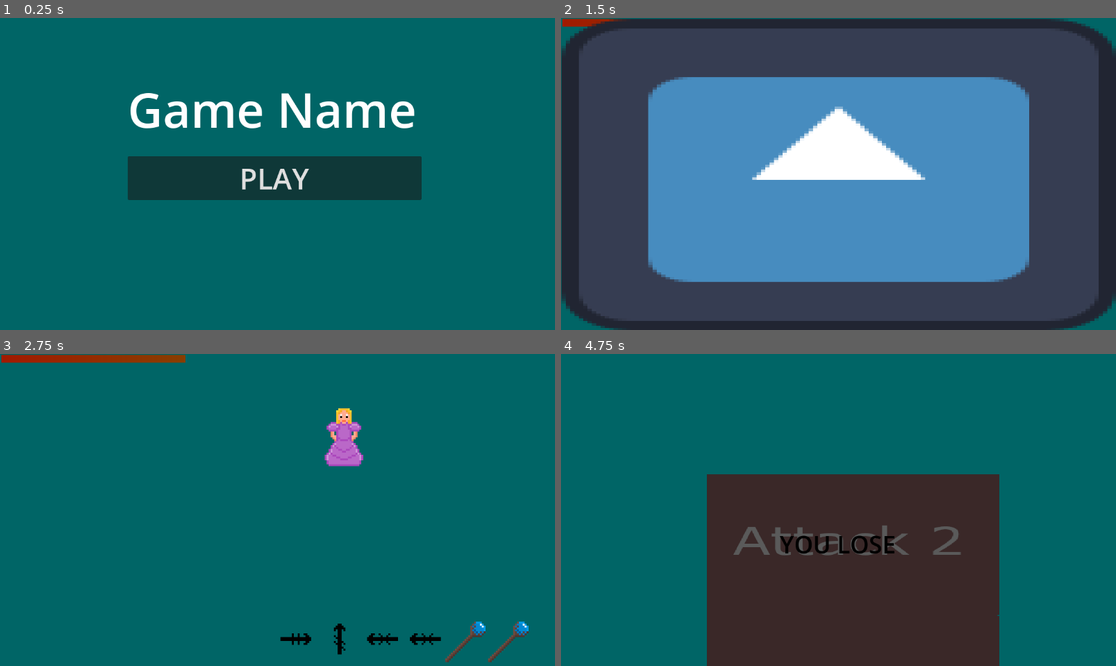
Above: before the commit, frames 1-4 (two rows, left to right).
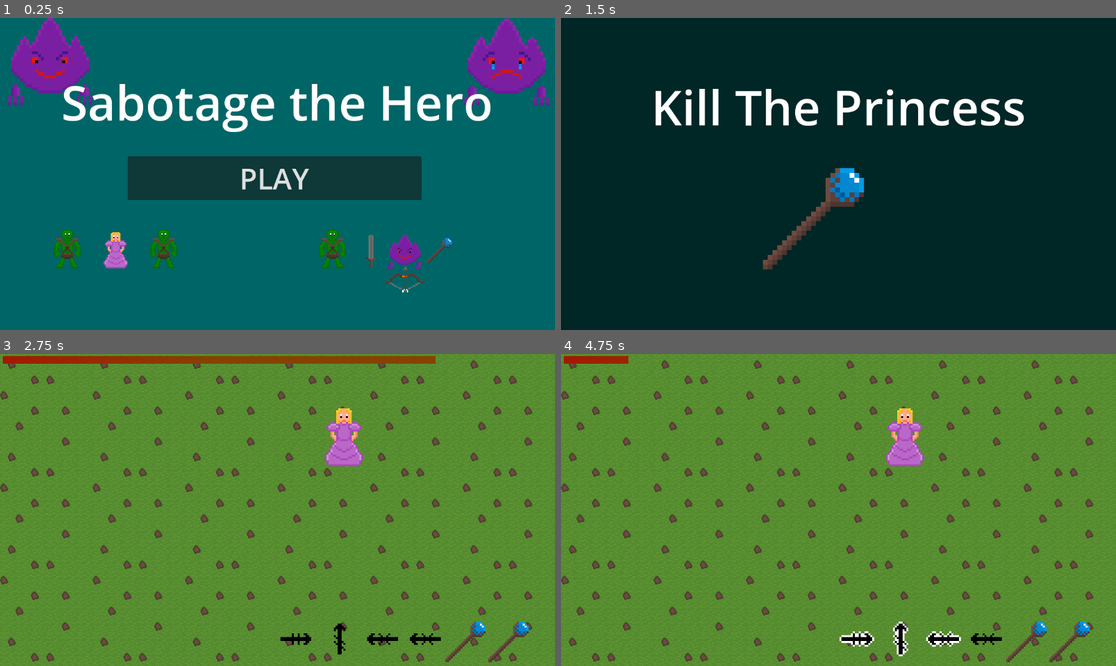
Above: after the commit, the same moments.

Repository: JamsterMan/Game-Jam-PS-16
Game: Godot game, scene res://Scenes/main_menu.tscn
The game is run twice, just before and just after one commit, with the same random seed, the same clock (stepped at 60 frames per second) and the same inputs. The engine's default icon, where the game draws it, is replaced by a stand-in: a white triangle on a blue panel in a dark square.
Inputs:
- Up to frame 1 (0.25 s): no input
- Up to frame 2 (1.5 s): click "PLAY" at 0.5 s; hold Right (move_right) from 1.28 s (still down)
- Up to frame 3 (2.75 s): tap Enter at 2 s; release Right (move_right) at 2.03 s; hold Down (move_down) from 2.03 s (still down)
- Up to frame 4 (4.75 s): release Down (move_down) at 2.78 s; hold Right (move_right) 2.78-3.53 s; hold Up (move_up) 3.53-4.28 s; hold Left (move_left) from 4.28 s (still down)

The runs differ from the first frame. In frame 1, 11% of the frame differs, in the area x 1-99%, y 0-88%; in frame 2, 100%, in the area x 0-100%, y 0-100%; in frame 3, 98%; in frame 4, 100%.

Commit message:
updated visuals
+ add art for - player, background
+ updated main menu with game name + game art
+ game lost  screen now has button to reset to main menu
+ info screen tells what the minigame will be
+ game won screen basic art

Diff:
--- a/gamejam-ps16/Scenes/GameScene.tscn
+++ b/gamejam-ps16/Scenes/GameScene.tscn
@@ -1,18 +1,19 @@
-[gd_scene load_steps=9 format=3 uid="uid://cfu28pq6wuky7"]
+[gd_scene load_steps=10 format=3 uid="uid://cfu28pq6wuky7"]
 
+[ext_resource type="Texture2D" uid="uid://dt65f4uaiwvdr" path="res://Sprites/basic_ground.png" id="1_e6apx"]
 [ext_resource type="Script" path="res://Scripts/mini_game_controller.gd" id="1_pg6cp"]
-[ext_resource type="Texture2D" uid="uid://dhhx8mjg6g4y7" path="res://icon.svg" id="1_yf4bn"]
-[ext_resource type="Texture2D" uid="uid://drcf2ml14nas3" path="res://Sprites/Card1.png" id="4_2vm8c"]
 [ext_resource type="Script" path="res://Scripts/Next_MiniGame_Timer.gd" id="4_5uc8d"]
 [ext_resource type="Script" path="res://Scripts/MiniGame_Timer.gd" id="5_f6n46"]
-[ext_resource type="Texture2D" uid="uid://ck70nmlw3c3ur" path="res://Sprites/Card2.png" id="5_sbe85"]
+[ext_resource type="PackedScene" uid="uid://dnsfb0tk3cf58" path="res://Scenes/game_info.tscn" id="5_jfrqs"]
+[ext_resource type="PackedScene" uid="uid://qn48ypmsva8n" path="res://Scenes/game_won.tscn" id="7_w7ahk"]
+[ext_resource type="PackedScene" uid="uid://b6jcnj36x7l5p" path="res://Scenes/game_lost.tscn" id="10_jiaq0"]
 
-[sub_resource type="Gradient" id="Gradient_bjdik"]
+[sub_resource type="Gradient" id="Gradient_47rdi"]
 offsets = PackedFloat32Array(0, 0.992958)
 colors = PackedColorArray(0.636282, 0.102736, 0, 1, 0.52005, 0.268393, 0, 1)
 
 [sub_resource type="GradientTexture2D" id="GradientTexture2D_2o1si"]
-gradient = SubResource("Gradient_bjdik")
+gradient = SubResource("Gradient_47rdi")
 width = 1146
 height = 16
 fill_to = Vector2(0.38835, 0)
@@ -20,18 +21,27 @@
 [node name="Game" type="Node2D"]
 
 [node name="MinigameBackground" type="ColorRect" parent="."]
-offset_left = -601.0
-offset_top = -343.0
-offset_right = 611.0
+offset_left = -600.0
+offset_top = -350.0
+offset_right = 600.0
 offset_bottom = 350.0
 color = Color(0, 0.396549, 0.399054, 1)
 
-[node name="TextureProgressBar" type="TextureProgressBar" parent="MinigameBackground"]
+[node name="MinigameBackgroundTexture" type="TextureRect" parent="."]
+custom_minimum_size = Vector2(0, 693)
+offset_left = -600.0
+offset_top = -350.0
+offset_right = 600.0
+offset_bottom = 350.0
+texture = ExtResource("1_e6apx")
+stretch_mode = 1
+
+[node name="TextureProgressBar" type="TextureProgressBar" parent="MinigameBackgroundTexture"]
 layout_mode = 0
-offset_left = 28.0
-offset_top = 21.0
-offset_right = 1174.0
-offset_bottom = 37.0
+offset_left = 30.0
+offset_top = 30.0
+offset_right = 1176.0
+offset_bottom = 46.0
 max_value = 3.0
 step = 0.0
 value = 3.0
@@ -44,66 +54,38 @@
 minigames = Array[String](["res://Scenes/mini_game_aim_game.tscn", "res://Scenes/mini_game_typing.tscn", "res://Scenes/mini_game_quick_time.tscn"])
 minigame_info_timer = NodePath("MinigameInfoTimer")
 next_minigame_timer = NodePath("NextMinigameTimer")
-minigame_info = NodePath("MinigameInfoTimer/MinigameInfo")
-minigame_win = NodePath("NextMinigameTimer/MiniGameWin")
-minigame_lose = NodePath("MiniGameLose")
-minigame_timer_visual = NodePath("../MinigameBackground/TextureProgressBar")
+minigame_info = NodePath("MinigameInfoTimer/GameInfo")
+minigame_win = NodePath("NextMinigameTimer/GameWon")
+minigame_lose = NodePath("GameLost")
+minigame_timer_visual = NodePath("../MinigameBackgroundTexture/TextureProgressBar")
 
 [node name="MinigameInfoTimer" type="Timer" parent="MiniGameController"]
+wait_time = 1.5
 one_shot = true
 autostart = true
 script = ExtResource("5_f6n46")
 
-[node name="MinigameInfo" type="TextureRect" parent="MiniGameController/MinigameInfoTimer"]
-offset_left = -575.0
-offset_top = -322.0
-offset_right = 576.0
-offset_bottom = 325.0
-texture = ExtResource("1_yf4bn")
+[node name="GameInfo" parent="MiniGameController/MinigameInfoTimer" instance=ExtResource("5_jfrqs")]
+offset_left = -576.0
+offset_top = -325.0
+offset_right = -576.0
+offset_bottom = -325.0
 
 [node name="NextMinigameTimer" type="Timer" parent="MiniGameController"]
 wait_time = 2.0
 one_shot = true
 script = ExtResource("4_5uc8d")
 
-[node name="MiniGameWin" type="TextureRect" parent="MiniGameController/NextMinigameTimer"]
+[node name="GameWon" parent="MiniGameController/NextMinigameTimer" instance=ExtResource("7_w7ahk")]
 visible = false
-offset_left = -575.0
-offset_top = -322.0
-offset_right = 576.0
-offset_bottom = 478.0
-texture = ExtResource("4_2vm8c")
+offset_left = -576.0
+offset_top = -325.0
+offset_right = -576.0
+offset_bottom = -325.0
 
-[node name="Label" type="Label" parent="MiniGameController/NextMinigameTimer/MiniGameWin"]
-layout_mode = 0
-offset_left = 184.0
-offset_top = 48.0
-offset_right = 972.0
-offset_bottom = 437.0
-theme_override_colors/font_color = Color(0, 0, 0, 1)
-theme_override_font_sizes/font_size = 50
-text = "YOU WIN
-"
-horizontal_alignment = 1
-vertical_alignment = 1
-
-[node name="MiniGameLose" type="TextureRect" parent="MiniGameController"]
+[node name="GameLost" parent="MiniGameController" instance=ExtResource("10_jiaq0")]
 visible = false
-offset_left = -575.0
-offset_top = -322.0
-offset_right = 576.0
-offset_bottom = 325.0
-texture = ExtResource("5_sbe85")
-
-[node name="Label" type="Label" parent="MiniGameController/MiniGameLose"]
-layout_mode = 0
-offset_left = 180.0
-offset_top = 198.0
-offset_right = 968.0
-offset_bottom = 587.0
-theme_override_colors/font_color = Color(0, 0, 0, 1)
-theme_override_font_sizes/font_size = 50
-text = "YOU LOSE
-"
-horizontal_alignment = 1
-vertical_alignment = 1
+offset_left = -598.0
+offset_top = -347.0
+offset_right = -598.0
+offset_bottom = -347.0
--- /dev/null
+++ b/gamejam-ps16/Scenes/game_info.tscn
@@ -0,0 +1,98 @@
+[gd_scene load_steps=8 format=3 uid="uid://dnsfb0tk3cf58"]
+
+[ext_resource type="Texture2D" uid="uid://bf4huvuhf7hff" path="res://Sprites/staff.png" id="1_1c3jj"]
+[ext_resource type="Script" path="res://Scripts/game_info.gd" id="1_k5bpe"]
+[ext_resource type="Texture2D" uid="uid://epgfmeb8l3ay" path="res://Sprites/Bow.png" id="2_nauda"]
+[ext_resource type="Texture2D" uid="uid://c81kyv6odec0m" path="res://Sprites/Sword.png" id="4_2djcu"]
+
+[sub_resource type="Animation" id="Animation_jjdrj"]
+resource_name = "minigame_info_animation"
+tracks/0/type = "value"
+tracks/0/imported = false
+tracks/0/enabled = true
+tracks/0/path = NodePath("Label:text")
+tracks/0/interp = 1
+tracks/0/loop_wrap = true
+tracks/0/keys = {
+"times": PackedFloat32Array(0, 0.3, 0.5, 0.666667, 0.8),
+"transitions": PackedFloat32Array(1, 1, 1, 1, 1),
+"update": 1,
+"values": ["Save The Princess", "Savl The Princess", "Sivl The Princess", "Sill The Princess", "Kill The Princess"]
+}
+
+[sub_resource type="Animation" id="Animation_dxyle"]
+length = 0.001
+tracks/0/type = "value"
+tracks/0/imported = false
+tracks/0/enabled = true
+tracks/0/path = NodePath("Label:text")
+tracks/0/interp = 1
+tracks/0/loop_wrap = true
+tracks/0/keys = {
+"times": PackedFloat32Array(0),
+"transitions": PackedFloat32Array(1),
+"update": 1,
+"values": ["Save The Princess"]
+}
+
+[sub_resource type="AnimationLibrary" id="AnimationLibrary_2jjhl"]
+_data = {
+"RESET": SubResource("Animation_dxyle"),
+"minigame_info_animation": SubResource("Animation_jjdrj")
+}
+
+[node name="GameInfo" type="Control" node_paths=PackedStringArray("weapon_sprite", "animation")]
+layout_mode = 3
+anchors_preset = 15
+anchor_right = 1.0
+anchor_bottom = 1.0
+grow_horizontal = 2
+grow_vertical = 2
+script = ExtResource("1_k5bpe")
+weapons = Array[Texture2D]([ExtResource("2_nauda"), ExtResource("1_1c3jj"), ExtResource("4_2djcu")])
+weapon_sprite = NodePath("Label/WeaponSprite")
+animation = NodePath("AnimationPlayer")
+
+[node name="AnimationPlayer" type="AnimationPlayer" parent="."]
+libraries = {
+"": SubResource("AnimationLibrary_2jjhl")
+}
+autoplay = "minigame_info_animation"
+
+[node name="MinigameBackground" type="ColorRect" parent="."]
+layout_mode = 1
+anchors_preset = -1
+anchor_left = -0.023
+anchor_top = -0.035
+anchor_right = 1.029
+anchor_bottom = 1.034
+offset_left = 1.496
+offset_top = -2.32
+offset_right = -10.4081
+offset_bottom = 4.96796
+color = Color(1.74474e-07, 0.149698, 0.150834, 1)
+
+[node name="Label" type="Label" parent="."]
+layout_mode = 0
+offset_left = 1.0
+offset_top = 73.0
+offset_right = 1152.0
+offset_bottom = 298.0
+theme_override_font_sizes/font_size = 100
+text = "Save The Princess"
+horizontal_alignment = 1
+vertical_alignment = 1
+
+[node name="WeaponSprite" type="TextureRect" parent="Label"]
+layout_mode = 1
+anchors_preset = -1
+anchor_left = 0.328
+anchor_top = 0.756
+anchor_right = 0.606
+anchor_bottom = 2.178
+offset_left = 0.471954
+offset_top = -0.100021
+offset_right = -287.506
+offset_bottom = -288.05
+scale = Vector2(10, 10)
+texture = ExtResource("1_1c3jj")
--- /dev/null
+++ b/gamejam-ps16/Scenes/game_lost.tscn
@@ -0,0 +1,70 @@
+[gd_scene load_steps=5 format=3 uid="uid://b6jcnj36x7l5p"]
+
+[ext_resource type="Script" path="res://Scripts/game_lost.gd" id="1_buuc4"]
+[ext_resource type="Texture2D" uid="uid://odtm2yuqcnet" path="res://Sprites/Player_sad.png" id="2_y5uci"]
+[ext_resource type="Texture2D" uid="uid://drubo8sc3ihhf" path="res://Sprites/Princess.png" id="3_idekr"]
+[ext_resource type="Texture2D" uid="uid://d00ckynh8h2k3" path="res://Sprites/Orc.png" id="4_tnqgf"]
+
+[node name="GameLost" type="Control"]
+layout_mode = 3
+anchors_preset = 15
+anchor_right = 1.0
+anchor_bottom = 1.0
+grow_horizontal = 2
+grow_vertical = 2
+
+[node name="MinigameBackground" type="ColorRect" parent="."]
+layout_mode = 1
+anchors_preset = -1
+anchor_left = -0.023
+anchor_top = -0.035
+anchor_right = 1.029
+anchor_bottom = 1.034
+offset_left = 1.496
+offset_top = -2.32
+offset_right = -10.4081
+offset_bottom = 4.96796
+color = Color(1.74474e-07, 0.149698, 0.150834, 1)
+
+[node name="Label" type="Label" parent="."]
+offset_left = 1.0
+offset_top = 73.0
+offset_right = 1152.0
+offset_bottom = 298.0
+theme_override_font_sizes/font_size = 100
+text = "GAME OVER"
+horizontal_alignment = 1
+vertical_alignment = 1
+
+[node name="PlayButton" type="Button" parent="Label"]
+offset_left = 281.0
+offset_top = 191.0
+offset_right = 891.0
+offset_bottom = 282.0
+theme_override_font_sizes/font_size = 60
+text = "Main Menu"
+script = ExtResource("1_buuc4")
+
+[node name="SadPlayer" type="TextureRect" parent="."]
+offset_left = 850.0
+offset_top = 420.0
+offset_right = 950.0
+offset_bottom = 520.0
+scale = Vector2(2, 2)
+texture = ExtResource("2_y5uci")
+
+[node name="princess" type="TextureRect" parent="."]
+offset_left = 250.0
+offset_top = 420.0
+offset_right = 290.0
+offset_bottom = 460.0
+scale = Vector2(4, 4)
+texture = ExtResource("3_idekr")
+
+[node name="hero" type="TextureRect" parent="."]
+offset_left = 100.0
+offset_top = 420.0
+offset_right = 140.0
+offset_bottom = 460.0
+scale = Vector2(4, 4)
+texture = ExtResource("4_tnqgf")
--- /dev/null
+++ b/gamejam-ps16/Scenes/game_won.tscn
@@ -0,0 +1,60 @@
+[gd_scene load_steps=4 format=3 uid="uid://qn48ypmsva8n"]
+
+[ext_resource type="Texture2D" uid="uid://dsg52at2d4v78" path="res://Sprites/Player_Happy.png" id="1_kyijl"]
+[ext_resource type="Texture2D" uid="uid://cem3faymlq7no" path="res://Sprites/gravestone.png" id="2_25123"]
+[ext_resource type="Texture2D" uid="uid://d00ckynh8h2k3" path="res://Sprites/Orc.png" id="3_hw104"]
+
+[node name="GameWon" type="Control"]
+layout_mode = 3
+anchors_preset = 15
+anchor_right = 1.0
+anchor_bottom = 1.0
+grow_horizontal = 2
+grow_vertical = 2
+
+[node name="MinigameBackground" type="ColorRect" parent="."]
+layout_mode = 1
+anchors_preset = -1
+anchor_left = -0.023
+anchor_top = -0.035
+anchor_right = 1.029
+anchor_bottom = 1.034
+offset_left = 1.496
+offset_top = -2.32
+offset_right = -10.4081
+offset_bottom = 4.96796
+color = Color(1.74474e-07, 0.149698, 0.150834, 1)
+
+[node name="Label" type="Label" parent="."]
+offset_left = 1.0
+offset_top = 73.0
+offset_right = 1152.0
+offset_bottom = 298.0
+theme_override_font_sizes/font_size = 100
+text = "Success"
+horizontal_alignment = 1
+vertical_alignment = 1
+
+[node name="Player" type="TextureRect" parent="."]
+offset_left = 850.0
+offset_top = 420.0
+offset_right = 950.0
+offset_bottom = 520.0
+scale = Vector2(2, 2)
+texture = ExtResource("1_kyijl")
+
+[node name="princess" type="TextureRect" parent="."]
+offset_left = 250.0
+offset_top = 420.0
+offset_right = 290.0
+offset_bottom = 460.0
+scale = Vector2(4, 4)
+texture = ExtResource("2_25123")
+
+[node name="hero" type="TextureRect" parent="."]
+offset_left = 100.0
+offset_top = 420.0
+offset_right = 140.0
+offset_bottom = 460.0
+scale = Vector2(4, 4)
+texture = ExtResource("3_hw104")
--- a/gamejam-ps16/Scenes/main_menu.tscn
+++ b/gamejam-ps16/Scenes/main_menu.tscn
@@ -1,6 +1,13 @@
-[gd_scene load_steps=2 format=3 uid="uid://b60aackbw5mmd"]
+[gd_scene load_steps=9 format=3 uid="uid://b60aackbw5mmd"]
 
 [ext_resource type="Script" path="res://Scripts/MainMenu.gd" id="1_50c3h"]
+[ext_resource type="Texture2D" uid="uid://dmapyu46sj31d" path="res://Sprites/Player_normal.png" id="1_qy8be"]
+[ext_resource type="Texture2D" uid="uid://odtm2yuqcnet" path="res://Sprites/Player_sad.png" id="2_jethh"]
+[ext_resource type="Texture2D" uid="uid://d00ckynh8h2k3" path="res://Sprites/Orc.png" id="2_npqms"]
+[ext_resource type="Texture2D" uid="uid://drubo8sc3ihhf" path="res://Sprites/Princess.png" id="3_quacq"]
+[ext_resource type="Texture2D" uid="uid://c81kyv6odec0m" path="res://Sprites/Sword.png" id="4_kkafa"]
+[ext_resource type="Texture2D" uid="uid://epgfmeb8l3ay" path="res://Sprites/Bow.png" id="5_k22i5"]
+[ext_resource type="Texture2D" uid="uid://bf4huvuhf7hff" path="res://Sprites/staff.png" id="6_gwdj8"]
 
 [node name="MainMenu" type="Control"]
 layout_mode = 3
@@ -18,14 +25,32 @@
 offset_bottom = 670.0
 color = Color(0, 0.396549, 0.399054, 1)
 
+[node name="Player" type="TextureRect" parent="."]
+layout_mode = 0
+offset_left = 4.0
+offset_right = 104.0
+offset_bottom = 100.0
+scale = Vector2(2, 2)
+texture = ExtResource("1_qy8be")
+
+[node name="PlayerSad" type="TextureRect" parent="."]
+layout_mode = 0
+offset_left = 952.0
+offset_top = 1.0
+offset_right = 1052.0
+offset_bottom = 101.0
+scale = Vector2(2, 2)
+texture = ExtResource("2_jethh")
+
 [node name="Label" type="Label" parent="."]
 layout_mode = 0
-offset_left = 265.0
-offset_top = 121.0
-offset_right = 870.0
-offset_bottom = 258.0
+offset_top = 100.0
+offset_right = 1150.0
+offset_bottom = 250.0
 theme_override_font_sizes/font_size = 100
-text = "Game Name"
+text = "Sabotage the Hero"
+horizontal_alignment = 1
+vertical_alignment = 1
 
 [node name="PlayButton" type="Button" parent="."]
 layout_mode = 0
@@ -36,3 +61,75 @@
 theme_override_font_sizes/font_size = 60
 text = "PLAY"
 script = ExtResource("1_50c3h")
+
+[node name="Player2" type="TextureRect" parent="."]
+layout_mode = 0
+offset_left = 800.0
+offset_top = 450.0
+offset_right = 840.0
+offset_bottom = 490.0
+scale = Vector2(2, 2)
+texture = ExtResource("1_qy8be")
+
+[node name="Orc" type="TextureRect" parent="."]
+layout_mode = 0
+offset_left = 100.0
+offset_top = 440.0
+offset_right = 140.0
+offset_bottom = 480.0
+scale = Vector2(2, 2)
+texture = ExtResource("2_npqms")
+
+[node name="Princess" type="TextureRect" parent="."]
+layout_mode = 0
+offset_left = 200.0
+offset_top = 440.0
+offset_right = 240.0
+offset_bottom = 480.0
+scale = Vector2(2, 2)
+texture = ExtResource("3_quacq")
+
+[node name="Orc 2" type="TextureRect" parent="."]
+layout_mode = 0
+offset_left = 300.0
+offset_top = 440.0
+offset_right = 340.0
+offset_bottom = 480.0
+scale = Vector2(2, 2)
+texture = ExtResource("2_npqms")
+
+[node name="Hero" type="TextureRect" parent="."]
+layout_mode = 0
+offset_left = 650.0
+offset_top = 440.0
+offset_right = 690.0
+offset_bottom = 480.0
+scale = Vector2(2, 2)
+texture = ExtResource("2_npqms")
+
+[node name="Sword" type="TextureRect" parent="."]
+layout_mode = 0
+offset_left = 730.0
+offset_top = 440.0
+offset_right = 770.0
+offset_bottom = 480.0
+scale = Vector2(2, 2)
+texture = ExtResource("4_kkafa")
+
+[node name="Bow" type="TextureRect" parent="."]
+layout_mode = 0
+offset_left = 800.0
+offset_top = 500.0
+offset_right = 840.0
+offset_bottom = 540.0
+scale = Vector2(2, 2)
+texture = ExtResource("5_k22i5")
+
+[node name="Staff" type="TextureRect" parent="."]
+layout_mode = 0
+offset_left = 875.0
+offset_top = 440.0
+offset_right = 915.0
+offset_bottom = 480.0
+scale = Vector2(2, 2)
+texture = ExtResource("6_gwdj8")
--- a/gamejam-ps16/Scenes/mini_game_aim_game.tscn
+++ b/gamejam-ps16/Scenes/mini_game_aim_game.tscn
@@ -1,7 +1,8 @@
-[gd_scene load_steps=9 format=3 uid="uid://b553lrn1iqdav"]
+[gd_scene load_steps=10 format=3 uid="uid://b553lrn1iqdav"]
 
 [ext_resource type="Script" path="res://Scripts/mini_game_aim_game.gd" id="1_r3ngn"]
 [ext_resource type="Texture2D" uid="uid://drubo8sc3ihhf" path="res://Sprites/Princess.png" id="2_bssfn"]
+[ext_resource type="Texture2D" uid="uid://dt65f4uaiwvdr" path="res://Sprites/basic_ground.png" id="2_ocspi"]
 [ext_resource type="Texture2D" uid="uid://d00ckynh8h2k3" path="res://Sprites/Orc.png" id="3_humtx"]
 [ext_resource type="Script" path="res://Scripts/crosshair.gd" id="4_rrvqo"]
 [ext_resource type="Texture2D" uid="uid://do26r2t7hfm2q" path="res://Sprites/crosshair.png" id="5_bpjir"]
@@ -21,6 +22,22 @@
 minigame_timer = NodePath("MinigameTimer")
 target_area = NodePath("Target/TargetArea")
 
+[node name="MinigameBackground" type="ColorRect" parent="."]
+visible = false
+offset_right = 1200.0
+offset_bottom = 700.0
+color = Color(0, 0.396549, 0.399054, 1)
+
+[node name="TextureRect" type="TextureRect" parent="."]
+visible = false
+custom_minimum_size = Vector2(0, 693)
+offset_left = -600.0
+offset_top = -350.0
+offset_right = 600.0
+offset_bottom = 350.0
+texture = ExtResource("2_ocspi")
+stretch_mode = 1
+
 [node name="Target" type="Node2D" parent="."]
 position = Vector2(458, 342)
 
@@ -35,17 +52,17 @@
 texture = ExtResource("2_bssfn")
 
 [node name="Enemy" type="Sprite2D" parent="."]
-position = Vector2(813, 327)
+position = Vector2(813, 500)
 scale = Vector2(2, 2)
 texture = ExtResource("3_humtx")
 
 [node name="Enemy2" type="Sprite2D" parent="."]
-position = Vector2(813, 327)
+position = Vector2(813, 200)
 scale = Vector2(2, 2)
 texture = ExtResource("3_humtx")
 
 [node name="Enemy3" type="Sprite2D" parent="."]
-position = Vector2(813, 327)
+position = Vector2(813, 350)
 scale = Vector2(2, 2)
 texture = ExtResource("3_humtx")
 
--- a/gamejam-ps16/Scenes/mini_game_typing.tscn
+++ b/gamejam-ps16/Scenes/mini_game_typing.tscn
@@ -13,6 +13,7 @@
 [ext_resource type="Texture2D" uid="uid://ctirucnhdxe7r" path="res://Sprites/Runes_right2.png" id="8_q0aww"]
 [ext_resource type="Texture2D" uid="uid://diqj3xo3qflt7" path="res://Sprites/Runes_left2.png" id="9_ppldq"]
 [ext_resource type="Texture2D" uid="uid://cem3faymlq7no" path="res://Sprites/gravestone.png" id="10_o5hs5"]
+[ext_resource type="Texture2D" uid="uid://dt65f4uaiwvdr" path="res://Sprites/basic_ground.png" id="11_of66i"]
 
 [node name="MinigameTypingGame" type="Node2D" node_paths=PackedStringArray("char_sprite", "minigame_timer", "buttons_sprites")]
 process_mode = 4
@@ -30,6 +31,25 @@
 minigame_timer = NodePath("MinigameTimer")
 buttons = Array[int]([0, 0, 0, 0, 0, 0])
 buttons_sprites = [NodePath("Spell/ButtonOne"), NodePath("Spell/ButtonTwo"), NodePath("Spell/ButtonThree"), NodePath("Spell/ButtonFour"), NodePath("Spell/ButtonFive"), NodePath("Spell/ButtonSix")]
+
+[node name="MinigameBackground" type="ColorRect" parent="."]
+visible = false
+offset_left = -600.0
+offset_top = -350.0
+offset_right = 600.0
+offset_bottom = 350.0
+color = Color(0, 0.396549, 0.399054, 1)
+
+[node name="TextureRect" type="TextureRect" parent="."]
+visible = false
+custom_minimum_size = Vector2(0, 693)
+offset_left = -600.0
+offset_top = -350.0
+offset_right = 600.0
+offset_bottom = 350.0
+scale = Vector2(2, 2)
+texture = ExtResource("11_of66i")
+stretch_mode = 1
 
 [node name="target" type="Node2D" parent="."]
 
--- /dev/null
+++ b/gamejam-ps16/Scripts/game_info.gd
@@ -0,0 +1,12 @@
+extends Control
+
+@export var weapons: Array[Texture2D] = []
+@export var weapon_sprite: TextureRect
+
+@export var animation: AnimationPlayer
+
+func _set_weapon_image(num:int):
+	weapon_sprite.texture = weapons[num]
+
+func _reset_animation():
+	animation.queue("minigame_info_animation")
--- /dev/null
+++ b/gamejam-ps16/Scripts/game_lost.gd
@@ -0,0 +1,9 @@
+extends Button
+
+
+# Called when the node enters the scene tree for the first time.
+func _ready() -> void:
+	pressed.connect(self._button_pressed)
+
+func _button_pressed():
+	get_tree().change_scene_to_file("res://Scenes/main_menu.tscn")
--- a/gamejam-ps16/Scripts/mini_game_controller.gd
+++ b/gamejam-ps16/Scripts/mini_game_controller.gd
@@ -3,9 +3,9 @@
 @export var minigames : Array[String] = []
 @export var minigame_info_timer: Timer
 @export var next_minigame_timer: Timer
-@export var minigame_info: TextureRect
-@export var minigame_win: TextureRect
-@export var minigame_lose: TextureRect
+@export var minigame_info: Control
+@export var minigame_win: Control
+@export var minigame_lose: Control
 @export var minigame_timer_visual: TextureProgressBar
 
 var minigame
@@ -18,6 +18,7 @@
 	#hide info screen
 	minigame_info.set_visible(false)
 	#show and activate minigame
+	start_visual_timer = true
 	minigame.set_visible(true)
 	minigame.set_process_mode(PROCESS_MODE_INHERIT)
 
@@ -29,12 +30,13 @@
 	last_minigame_path_index = rng.randi_range(0,minigames.size()-1)
 	var next_minigame = load(minigames[last_minigame_path_index])
 	#var next_minigame = load(minigames[2])
+	minigame_info._set_weapon_image(last_minigame_path_index)
 
 	minigame = next_minigame.instantiate()
 	add_child(minigame)
-	pass # Replace with function body.
 
 func _minigame_win():
+	start_visual_timer = false
 	minigame_win.set_visible(true)
 	next_minigame_timer.start(2)
 	#go to next minigame after timer
@@ -54,7 +56,7 @@
 	#set up minigame info screen
 	#minigame_info_timer._show_info()
 	minigame_info.set_visible(true)
-	minigame_info_timer.start(1)
+	minigame_info_timer.start(1.5)
 	#set up minigame
 	minigame.queue_free()
 	#choose game at semi random - try not to repeat games
@@ -68,20 +70,21 @@
 	var next_minigame = load(minigames[minigame_path_index])
 	minigame = next_minigame.instantiate()
 	add_child(minigame)
+	#reset minigame info animation
+	minigame_info._set_weapon_image(minigame_path_index)
+	minigame_info._reset_animation()
 
 #func _set_minigame_info(string?):
 
 func _set_minigame_visual_timer(time:int):
 	minigame_timer_visual.max_value = time
 	minigame_timer_visual.value = time
-	time_past = 0
-	start_visual_timer = true
+	time_past = 0.05
 
 # Called every frame. 'delta' is the elapsed time since the previous frame.
 func _process(delta: float) -> void:
 	if(start_visual_timer):
 		time_past += delta
-		if(time_past >= 0.5):
-			print(time_past)
-			time_past -= 0.5
-			minigame_timer_visual.value -= 0.5
+		if(time_past >= 0.05):
+			time_past -= 0.05
+			minigame_timer_visual.value -= 0.05
Not shown: 1 places in gamejam-ps16/Scenes/mini_game_typing.tscn that only renumber resources
Binary file added: gamejam-ps16/Sprites/Player_Happy.png
Not shown, added: gamejam-ps16/Sprites/Player_Happy.png.import
Binary file added: gamejam-ps16/Sprites/Player_normal.png
Not shown, added: gamejam-ps16/Sprites/Player_normal.png.import
Binary file added: gamejam-ps16/Sprites/Player_sad.png
Not shown, added: gamejam-ps16/Sprites/Player_sad.png.import
Binary file added: gamejam-ps16/Sprites/basic_ground.png
Not shown, added: gamejam-ps16/Sprites/basic_ground.png.import
